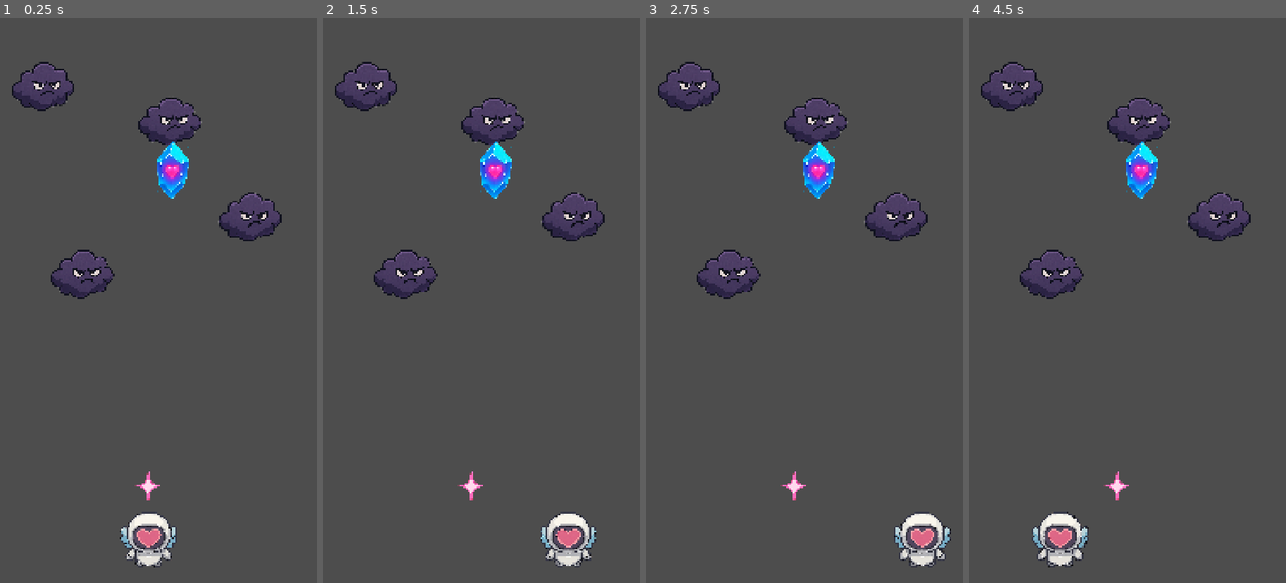
Above: before the commit, frames 1-4 (left to right).
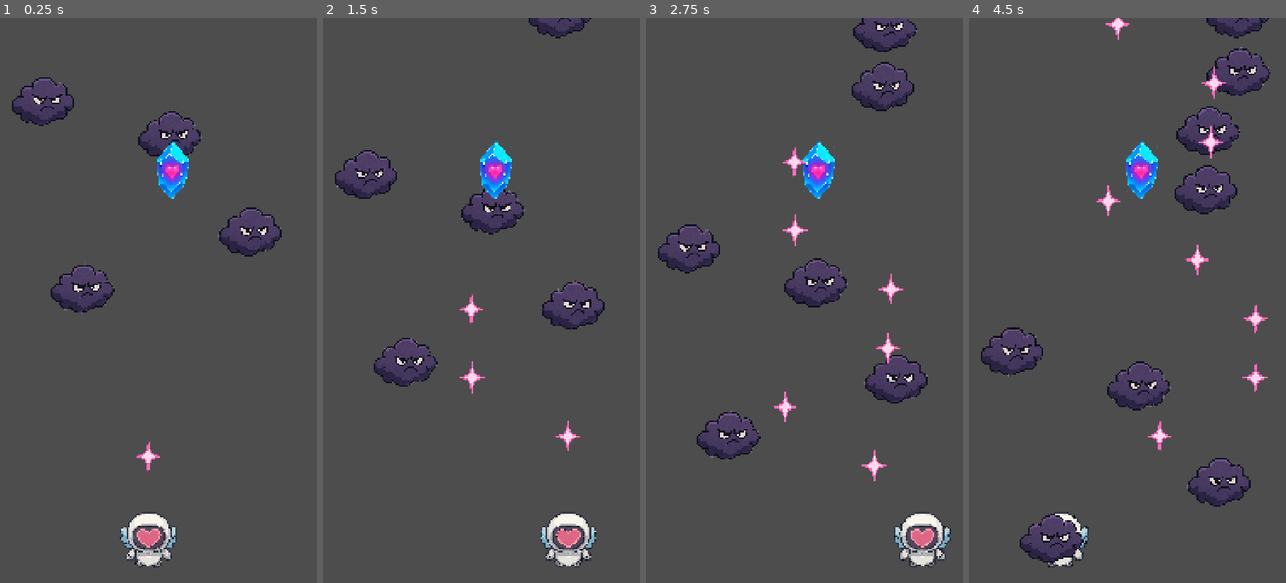
Above: after the commit, the same moments.

Repository: Ricky06202/cosmic-heart
Game: Godot game, scene res://Escenas/Nivel.tscn
The game is run twice, just before and just after one commit, with the same random seed, the same clock (stepped at 60 frames per second) and the same inputs.
Inputs:
- Up to frame 1 (0.25 s): no input
- Up to frame 2 (1.5 s): hold Right (ui_right) 0.53-1.28 s; hold Left (ui_left) from 1.28 s (still down)
- Up to frame 3 (2.75 s): release Left (ui_left) at 2.03 s; hold Right (ui_right) from 2.03 s (still down)
- Up to frame 4 (4.5 s): release Right (ui_right) at 3.53 s; hold Left (ui_left) from 3.53 s (still down)

The runs differ from the first frame. In frame 1, 4.2% of the frame differs, in the area x 3-89%, y 7-86%; in frame 2, 5.9%; in frame 3, 7.2%; in frame 4, 8.6%, in the area x 3-96%, y 0-97%.

Commit message:
hicimos q el jugador dispare automaticamente y q los enemigos aparezacan de manera aleatoria

Diff:
--- a/Escenas/Destello.tscn
+++ b/Escenas/Destello.tscn
@@ -1,11 +1,13 @@
 [gd_scene format=3 uid="uid://buejfp5b0geyj"]
 
+[ext_resource type="Script" uid="uid://bcbjhicssi1cb" path="res://Escenas/destello.gd" id="1_7vu52"]
 [ext_resource type="Texture2D" uid="uid://cpbq1q6jefsau" path="res://Assets/destello.png" id="1_hkvu0"]
 
 [sub_resource type="CircleShape2D" id="CircleShape2D_7vu52"]
 radius = 42.0119
 
 [node name="Destello" type="Area2D" unique_id=813177492]
+script = ExtResource("1_7vu52")
 
 [node name="CollisionShape2D" type="CollisionShape2D" parent="." unique_id=761460310]
 shape = SubResource("CircleShape2D_7vu52")
--- a/Escenas/Enemigo.tscn
+++ b/Escenas/Enemigo.tscn
@@ -1,11 +1,13 @@
 [gd_scene format=3 uid="uid://b4hnks3jhol8a"]
 
+[ext_resource type="Script" uid="uid://03ig4cfntrcc" path="res://Escenas/enemigo.gd" id="1_nxnwl"]
 [ext_resource type="Texture2D" uid="uid://cm4w7gpm86d4l" path="res://Assets/nube1.png" id="1_rh4lt"]
 
 [sub_resource type="CircleShape2D" id="CircleShape2D_nxnwl"]
 radius = 110.88733
 
 [node name="Enemigo" type="Area2D" unique_id=372923768]
+script = ExtResource("1_nxnwl")
 
 [node name="CollisionShape2D" type="CollisionShape2D" parent="." unique_id=1377413434]
 shape = SubResource("CircleShape2D_nxnwl")
--- a/Escenas/Jugador.tscn
+++ b/Escenas/Jugador.tscn
@@ -15,3 +15,12 @@
 [node name="Sprite2D" type="Sprite2D" parent="." unique_id=1799028669]
 scale = Vector2(0.23737651, 0.23737651)
 texture = ExtResource("1_lg25c")
+
+[node name="Marker2D" type="Marker2D" parent="." unique_id=1528182102]
+position = Vector2(0, -160)
+
+[node name="Timer" type="Timer" parent="." unique_id=1280521557]
+wait_time = 0.5
+autostart = true
+
+[connection signal="timeout" from="Timer" to="." method="_on_timer_timeout"]
--- a/Escenas/Nivel.tscn
+++ b/Escenas/Nivel.tscn
@@ -1,6 +1,7 @@
 [gd_scene format=3 uid="uid://cjydr8dbs7vo6"]
 
 [ext_resource type="PackedScene" uid="uid://b8nyapp8lweu0" path="res://Escenas/Jugador.tscn" id="1_gdxqw"]
+[ext_resource type="Script" uid="uid://breulqyxc5qsk" path="res://Escenas/spawn.gd" id="1_hxvt1"]
 [ext_resource type="PackedScene" uid="uid://b4hnks3jhol8a" path="res://Escenas/Enemigo.tscn" id="2_of526"]
 [ext_resource type="PackedScene" uid="uid://n3ah5a6xx6l8" path="res://Escenas/Cristal.tscn" id="3_hxvt1"]
 [ext_resource type="PackedScene" uid="uid://buejfp5b0geyj" path="res://Escenas/Destello.tscn" id="4_gql56"]
@@ -22,6 +23,13 @@
 position = Vector2(1149, 961)
 shape = SubResource("RectangleShape2D_of526")
 
+[node name="Spawn" type="Node2D" parent="." unique_id=1394033939]
+position = Vector2(0, -116)
+script = ExtResource("1_hxvt1")
+
+[node name="Timer" type="Timer" parent="Spawn" unique_id=43249641]
+autostart = true
+
 [node name="Jugador" parent="." unique_id=1658415682 instance=ExtResource("1_gdxqw")]
 position = Vector2(507, 1775)
 
@@ -42,3 +50,5 @@
 
 [node name="Destello" parent="." unique_id=813177492 instance=ExtResource("4_gql56")]
 position = Vector2(505, 1590)
+
+[connection signal="timeout" from="Spawn/Timer" to="Spawn" method="_on_timer_timeout"]
--- /dev/null
+++ b/Escenas/destello.gd
@@ -0,0 +1,15 @@
+extends Area2D
+
+var velocidad := 400
+
+# Called when the node enters the scene tree for the first time.
+func _ready() -> void:
+	top_level = true
+
+
+# Called every frame. 'delta' is the elapsed time since the previous frame.
+func _process(delta: float) -> void:
+	position.y -= velocidad * delta
+
+	if position.y < -100:
+		queue_free()
--- /dev/null
+++ b/Escenas/enemigo.gd
@@ -0,0 +1,15 @@
+extends Area2D
+
+var velocidadCaida = 200
+
+# Called when the node enters the scene tree for the first time.
+func _ready() -> void:
+	pass # Replace with function body.
+
+
+# Called every frame. 'delta' is the elapsed time since the previous frame.
+func _process(delta: float) -> void:
+	position.y += velocidadCaida * delta
+
+	if position.y > 2500:
+		queue_free()
--- a/Escenas/jugador.gd
+++ b/Escenas/jugador.gd
@@ -1,8 +1,9 @@
 extends CharacterBody2D
 
+@onready var destello : PackedScene = load("res://Escenas/Destello.tscn")
+@onready var marker_2d: Marker2D = $Marker2D
 
 const SPEED = 700.0
-
 
 func _physics_process(delta: float) -> void:
 	var direction := Input.get_axis("ui_left", "ui_right")
@@ -12,3 +13,9 @@
 		velocity.x = move_toward(velocity.x, 0, SPEED)
 
 	move_and_slide()
+
+
+func _on_timer_timeout() -> void:
+	var nuevoDestello = destello.instantiate() as Node2D
+	nuevoDestello.global_position = marker_2d.global_position
+	marker_2d.add_child(nuevoDestello)
--- /dev/null
+++ b/Escenas/spawn.gd
@@ -0,0 +1,18 @@
+extends Node2D
+
+@onready var enemy : PackedScene = load("res://Escenas/Enemigo.tscn")
+
+# Called when the node enters the scene tree for the first time.
+func _ready() -> void:
+	pass # Replace with function body.
+
+
+# Called every frame. 'delta' is the elapsed time since the previous frame.
+func _process(delta: float) -> void:
+	pass
+
+
+func _on_timer_timeout() -> void:
+	var nuevoEnemigo = enemy.instantiate() as Area2D
+	nuevoEnemigo.position.x = randf_range(100, get_viewport_rect().size.x - 100)
+	add_child(nuevoEnemigo)
--- a/project.godot
+++ b/project.godot
@@ -20,6 +20,7 @@
 
 window/size/viewport_width=1080
 window/size/viewport_height=1920
+window/size/always_on_top=true
 window/size/window_width_override=540
 window/size/window_height_override=960
 window/stretch/mode="canvas_items"
Not shown, added: Escenas/destello.gd.uid
Not shown, added: Escenas/enemigo.gd.uid
Not shown, added: Escenas/spawn.gd.uid
